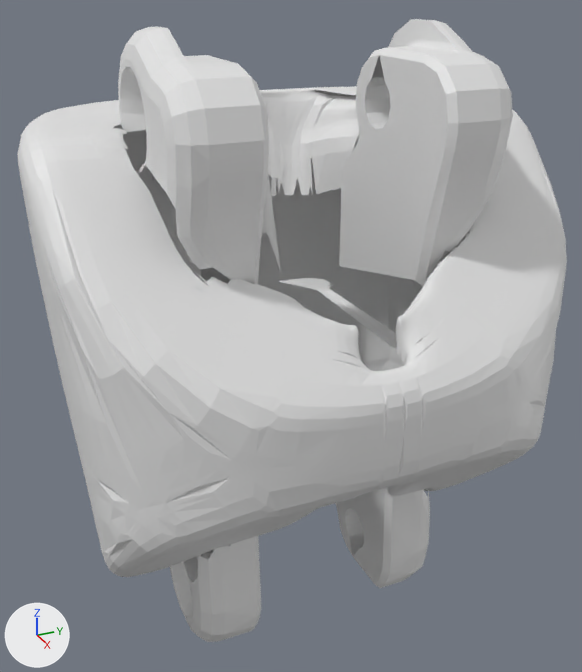
One commit to the OBJ model assets/meshes/gen_2_5_R/optimized/asy_right_hand_gen251_sim_finger_gen2612_medial_gen2611.obj: the scene before it, then after it.
Camera for both pictures: a 50 mm camera at (0.0277, -0.0128, 0.0047) aimed at (-0.0013, 0.0002, -0.0098). Arrows for +X, +Y and +Z are at lower left; the lights stay in place. The first picture is the older version. Where no turn or scale is listed for an object, it has been applied to the vertices.

Objects in the first picture: 'asy_right_hand_gen251_sim_finger_gen2612_medial_gen2611'.
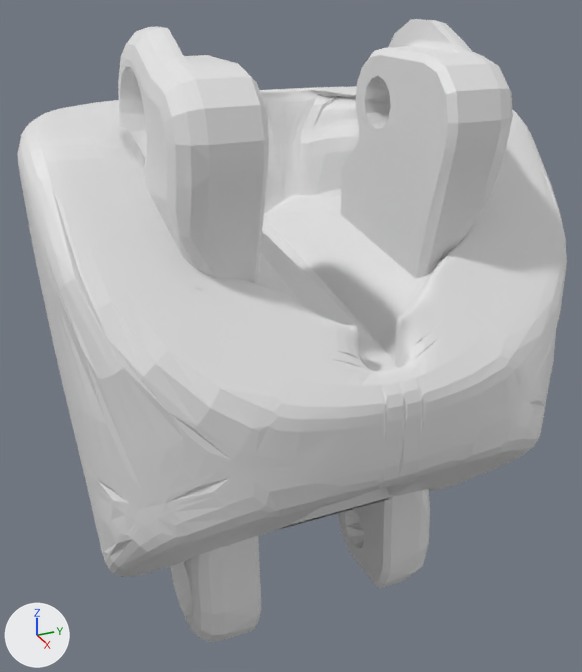
The change, as a diff of the scene's bpy script:
```diff
--- a/assets/meshes/gen_2_5_R/optimized/asy_right_hand_gen251_sim_finger_gen2612_medial_gen2611.obj.py
+++ b/assets/meshes/gen_2_5_R/optimized/asy_right_hand_gen251_sim_finger_gen2612_medial_gen2611.obj.py
@@ me_asy_right_hand_gen251_sim_finger_gen2612_medial_gen2611 @@
 # used by ob_asy_right_hand_gen251_sim_finger_gen2612_medial_gen2611; location = (0.0, 0.0, 0.0)
-me_asy_right_hand_gen251_sim_finger_gen2612_medial_gen2611.from_pydata(...)  # 9059 vertices, 17229 faces; spans x -0.0098..0.0077, y -0.01..0.0108, z -0.023..0.0029
+me_asy_right_hand_gen251_sim_finger_gen2612_medial_gen2611.from_pydata(...)  # 9037 vertices, 18070 faces; spans x -0.0098..0.0077, y -0.01..0.0108, z -0.023..0.0029
+# me_asy_right_hand_gen251_sim_finger_gen2612_medial_gen2611 part 1: the loose piece of 22 vertices spanning x -0.0058..0.003, y 0.0015..0.0037, z -0.009..-0.0087 is deleted
+# me_asy_right_hand_gen251_sim_finger_gen2612_medial_gen2611 part 2: 31 vertices moved within x -0.0088..0.0064, y -0.0048..0.0055, z -0.0129..-0.0005; 360 vertices removed from x -0.0082..0.0062, y -0.0062..0.007, z -0.0191..-0.0005; 360 vertices added at x -0.0083..0.0066, y -0.0091..0.0098, z -0.021..0.001
```

Location of each change, (x1, y1, x2, y2) in pixels of the pictures (582 x 672 px; the box of a moved part takes in the faces that stretch with it):
part 1 of me_asy_right_hand_gen251_sim_finger_gen2612_medial_gen2611, deleted
    before: (277, 278, 397, 348)
part 2 of me_asy_right_hand_gen251_sim_finger_gen2612_medial_gen2611, moved or reshaped (mostly hidden before)
    before: (152, 89, 494, 558)
    after: (114, 56, 496, 583)
